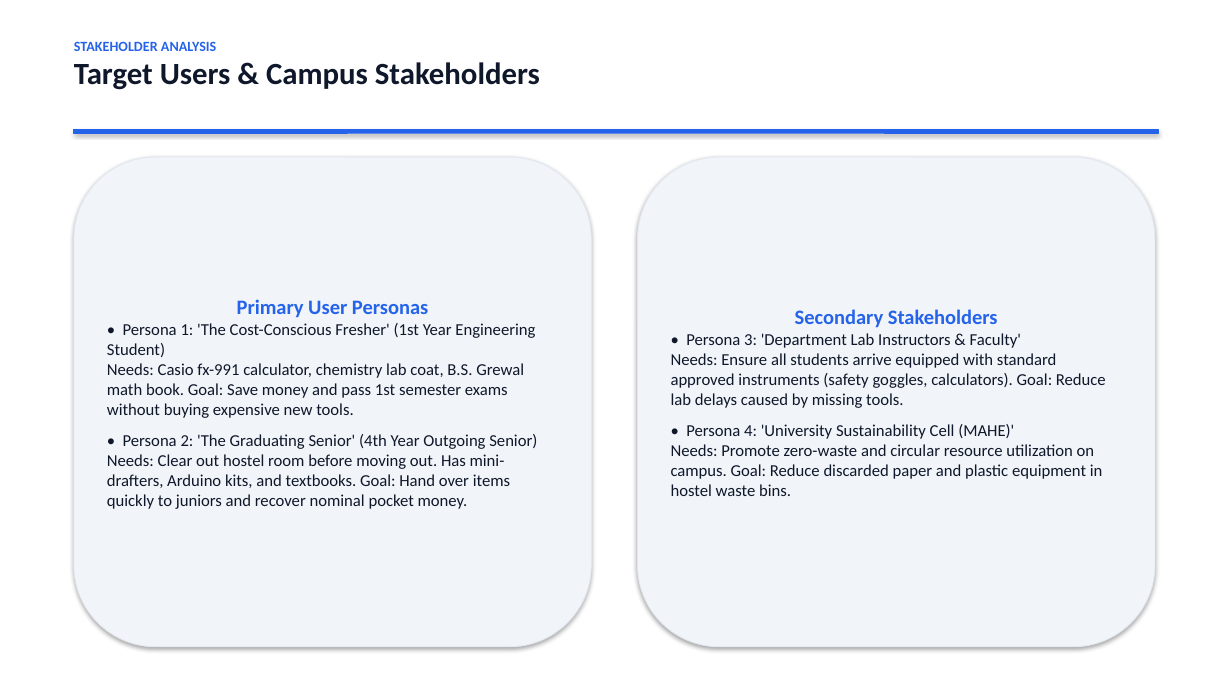
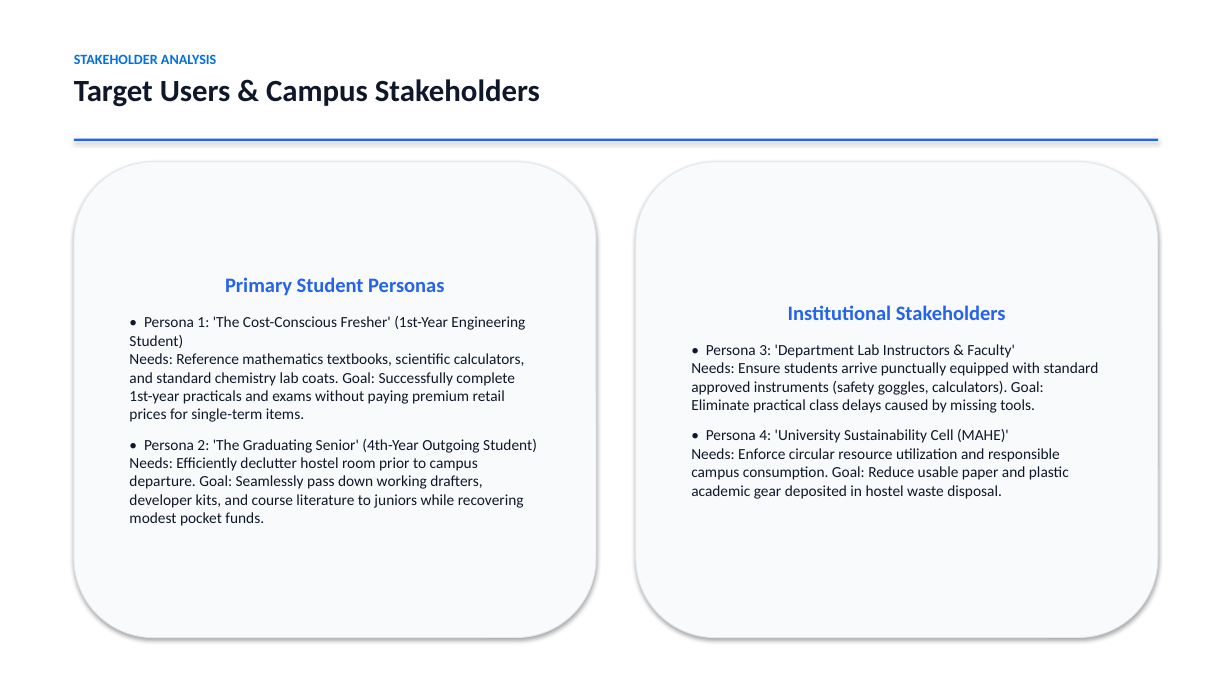
Before and after one commit to capsid85/CampusShare, a slide deck: slide 10 of Design Thinking_Presentation_Final.pptx. Drawn at 1232x693 pixels with LibreOffice and Linux fonts; fonts in the diff are those of the drawing. Boxes give left, top, right and bottom in pixels: in the first picture for what was removed or moved away, otherwise in the second. Text is boxed around its words. In the diff, an @@ line names an element or a change of style, - is before the commit and + after.

```diff
--- a/Design Thinking_Presentation_Final.pptx
+++ b/Design Thinking_Presentation_Final.pptx
@@ text at [74, 54, 216, 64]: text colour #2563EB to #0071E3 in "STAKEHOLDER ANALYSIS"; more space between paragraphs @@
@@ text "STAKEHOLDER ANALYSIS": place and size @@
-text "STAKEHOLDER ANALYSIS" at [74, 41, 540, 90]
+text "STAKEHOLDER ANALYSIS" at [74, 54, 540, 107]
@@ rectangle: place and size @@
-rectangle at [74, 129, 1158, 133]
+rectangle at [74, 139, 1158, 141]
@@ rectangle at [74, 139, 1158, 141]: outline #2563EB 0.75 pt to none @@
@@ rounded rectangle "Primary Student Personas" at [74, 162, 596, 638]: fill #F1F5F9 to #F8FAFC @@
@@ rounded rectangle "Primary Student Personas": place and size @@
-rounded rectangle "Primary Student Personas" at [74, 157, 592, 647]
+rounded rectangle "Primary Student Personas" at [74, 162, 596, 638]
@@ rounded rectangle "Institutional Stakeholders": place and size @@
-rounded rectangle "Institutional Stakeholders" at [638, 157, 1155, 647]
+rounded rectangle "Institutional Stakeholders" at [636, 162, 1158, 638]
@@ rounded rectangle "Institutional Stakeholders" at [636, 162, 1158, 638]: fill #F1F5F9 to #F8FAFC @@
@@ text in rounded rectangle at [129, 277, 537, 526]: text changed; size 13 to 12 pt @@
-Primary User Personas
-• Persona 1: 'The Cost-Conscious Fresher' (1st Year Engineering Student)
-Needs: Casio fx-991 calculator, chemistry lab coat, B.S. Grewal math book. Goal: Save money and pass 1st semester exams without buying expensive new tools.
-• Persona 2: 'The Graduating Senior' (4th Year Outgoing Senior)
-Needs: Clear out hostel room before moving out. Has mini-drafters, Arduino kits, and textbooks. Goal: Hand over items quickly to juniors and recover nominal pocket money.
+Primary Student Personas
+• Persona 1: 'The Cost-Conscious Fresher' (1st-Year Engineering Student)
+Needs: Reference mathematics textbooks, scientific calculators, and standard chemistry lab coats. Goal: Successfully complete 1st-year practicals and exams without paying premium retail prices for single-term items.
+• Persona 2: 'The Graduating Senior' (4th-Year Outgoing Student)
+Needs: Efficiently declutter hostel room prior to campus departure. Goal: Seamlessly pass down working drafters, developer kits, and course literature to juniors while recovering modest pocket funds.
@@ text in rounded rectangle at [691, 305, 1099, 499]: text changed; size 13 to 12 pt @@
-Secondary Stakeholders
-• Persona 3: 'Department Lab Instructors & Faculty'
-Needs: Ensure all students arrive equipped with standard approved instruments (safety goggles, calculators). Goal: Reduce lab delays caused by missing tools.
-• Persona 4: 'University Sustainability Cell (MAHE)'
-Needs: Promote zero-waste and circular resource utilization on campus. Goal: Reduce discarded paper and plastic equipment in hostel waste bins.
+Institutional Stakeholders
+• Persona 3: 'Department Lab Instructors & Faculty'
+Needs: Ensure students arrive punctually equipped with standard approved instruments (safety goggles, calculators). Goal: Eliminate practical class delays caused by missing tools.
+• Persona 4: 'University Sustainability Cell (MAHE)'
+Needs: Enforce circular resource utilization and responsible campus consumption. Goal: Reduce usable paper and plastic academic gear deposited in hostel waste disposal.
```
Also in this commit, not shown: 11 other slides changed, 4 slides added, 4 slides removed, 11 other files.
